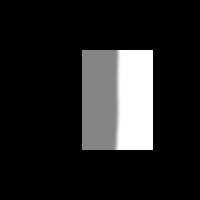
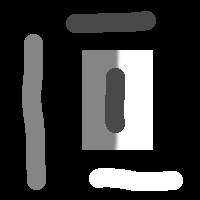
Before/after of a w=200, h=200 layered artwork. What changed in the layer stack:
painted on "Layer" over [22, 11, 183, 191]
